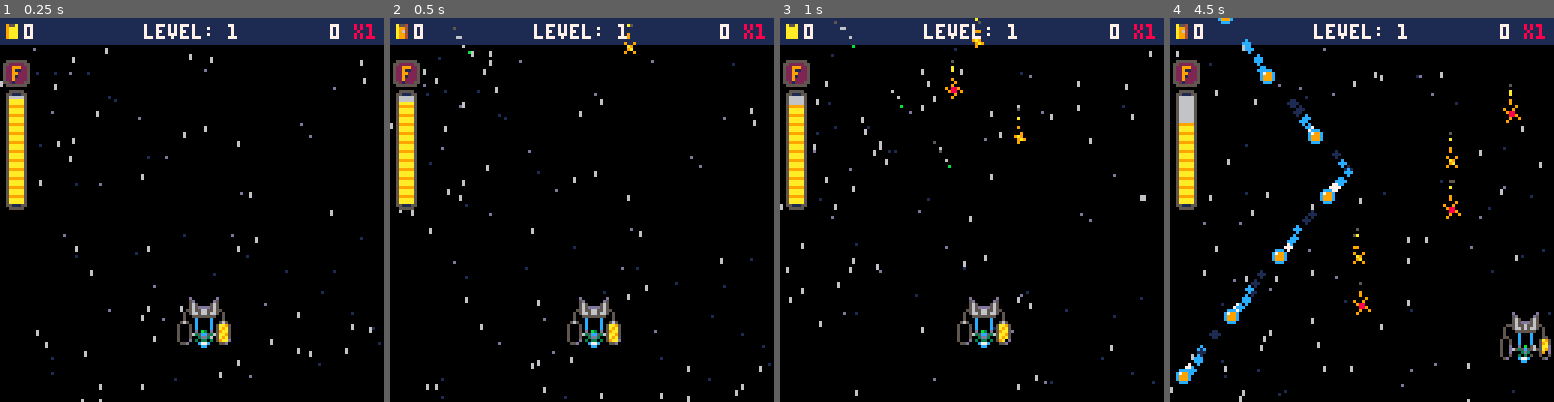
Above: before the commit, frames 1-4 (left to right).
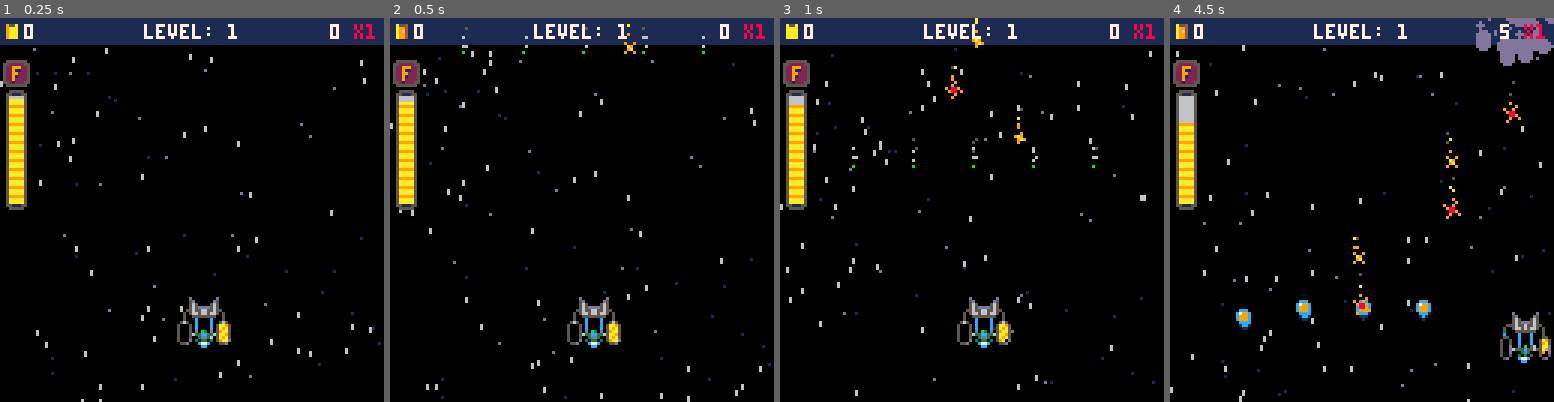
Above: after the commit, the same moments.

Repository: jacobneal65/drop-p8
Game: PICO-8 cartridge drop.p8
Same seed, same stepped clock (60 frames per second), same inputs: the game is played once before the commit and once after it.
Inputs:
- Up to frame 1 (0.25 s): no input
- Up to frame 2 (0.5 s): no input
- Up to frame 3 (1 s): no input
- Up to frame 4 (4.5 s): hold Right 1.6-2.1 s; hold Up 2.15-2.42 s; hold Right 2.47-3.03 s; hold Left 3.08-3.58 s; hold Down 3.63-3.97 s; hold Right from 4.02 s (still down)

Frame 1 is identical in both runs. In frame 2, 0.1% of the frame differs, in the area x 16-83%, y 1-10%; in frame 3, 0.3%; in frame 4, 3.9%, in the area x 1-100%, y 0-96%.

Commit message:
added sun types

Diff:
--- a/drop.p8
+++ b/drop.p8
@@ -7,7 +7,7 @@
 function _init()
 	music(1)
 	level=1
-	wave=1
+	wave=7
 	t=0
 	debug={""}
 	effects={}
@@ -18,6 +18,12 @@
 	shwv_clrs={8,9,9,10}
 	bshv_c={7,12,12,12}
 	warp_c={7,11,11,3}
+	--sun class
+	sclrl={ 7,10,9}
+	sclrd={12, 9,2}
+	scls={"b","k","m"}
+	sgtyp={"irregular","normal","incongruent"}
+
 	--player
 	p_x=64
 	p_y=100
@@ -909,7 +915,7 @@
 end
 
 function draw_sun()
-	c1,c2=12,1--9,10--2,8
+	c2,c1=sclrl[level],sclrd[level]
  x,y=63,63+sun_off
  num=100
  r=30
@@ -927,10 +933,10 @@
 	circfill(x,y,rd+cos(time()),c1)
 	local y1=54+sun_off
 	local y2=y1+16
-	ovalfill(30-cos(time()),y1,97+cos(time()),y2,7)--white
-	ovalfill(30-cos(time()),y1-1,97+cos(time()),y2-1,12)--blue
-	local txt="class a"
-	local txt2="speed: unknown"
+	ovalfill(30-cos(time()),y1,97+cos(time()),y2,c2)--white
+	ovalfill(30-cos(time()),y1-1,97+cos(time()),y2-1,c1)--blue
+	local txt="class "..scls[level]
+	local txt2="grav: "..sgtyp[level]
 
 	oprint(txt,hcenter(txt)+sun_off,48,7,2)
 	oprint(txt2,hcenter(txt2)+sun_off,56,7,2)
